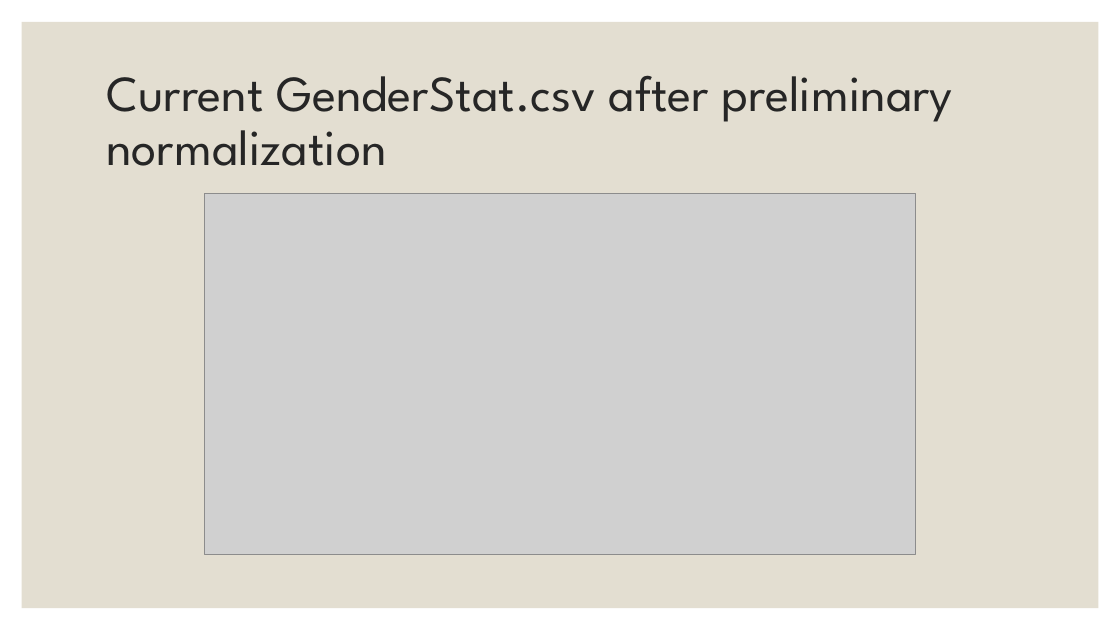
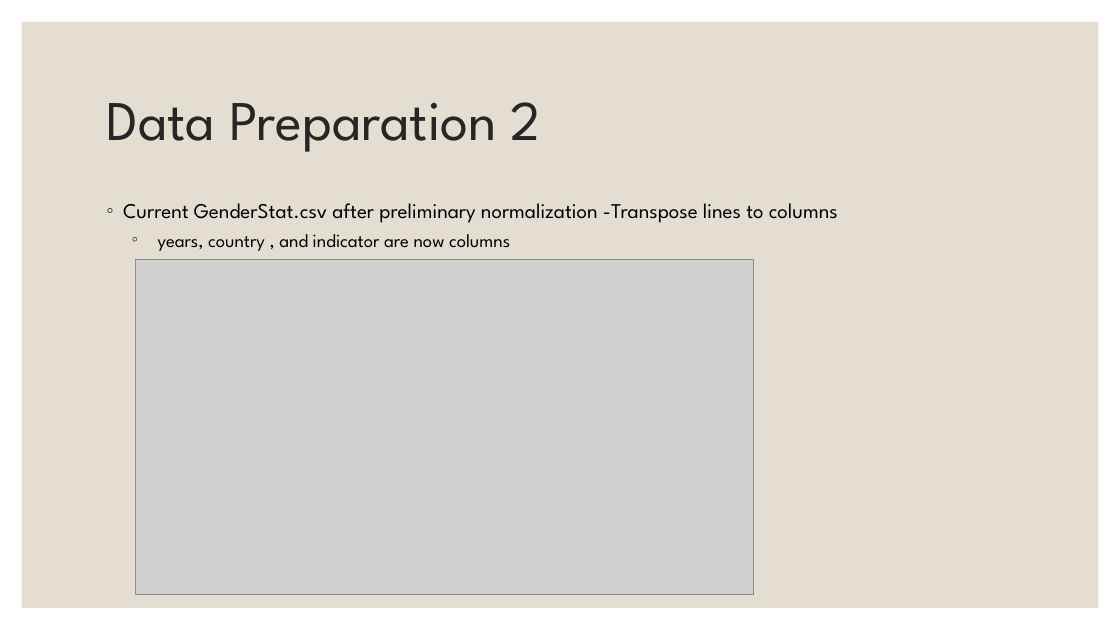
Before and after one commit to EylonSaadon/DataScienceWorkShop, a slide deck: slide 6 of Sallary gap predictionfrom Project Demo.pptx (slide 7 before the commit). Drawn at 1120x630 pixels with LibreOffice and Linux fonts; fonts in the diff are those of the drawing; grey boxes stand for pictures. Boxes give left, top, right and bottom in pixels: in the first picture for what was removed or moved away, otherwise in the second. Text is boxed around its words. In the diff, an @@ line names an element or a change of style, - is before the commit and + after.

```diff
--- a/Sallary gap predictionfrom Project Demo.pptx
+++ b/Sallary gap predictionfrom Project Demo.pptx
@@ title at [106,102,541,152]: text changed; size 43.2 to 48 pt @@
-Current GenderStat.csv after preliminary normalization
+Data Preparation 2
@@ text added at [123,203,838,251], 18 pt, text #000000 @@
+◦ Current GenderStat.csv after preliminary normalization -Transpose lines to columns
+  ◦ years, country , and indicator are now columns
@@ picture: place and size @@
-picture at [204,193,916,555]
+picture at [135,260,754,594]
```
Also in this commit, not shown: 5 other slides changed, 1 slide added, 1 slide removed.
